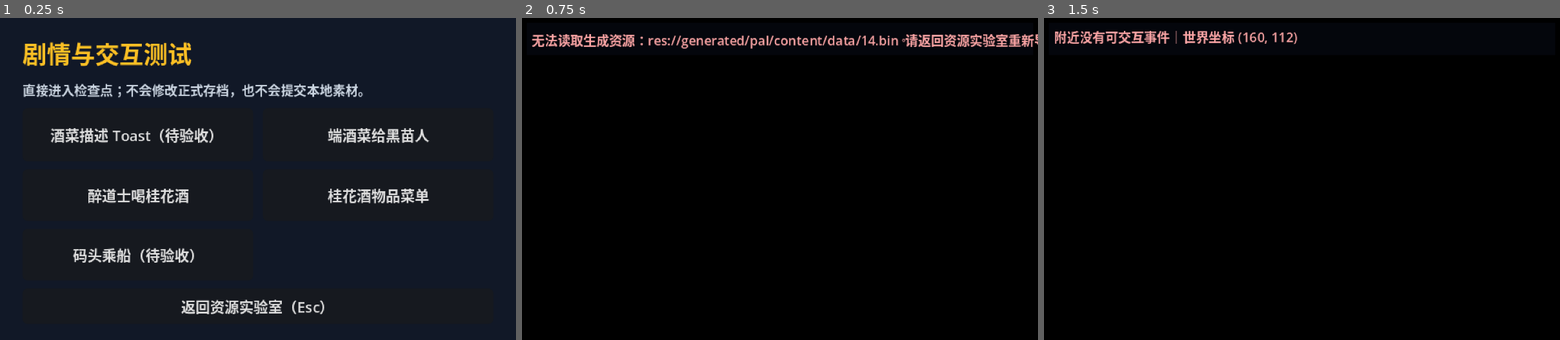
Above: before the commit, frames 1-3 (left to right).
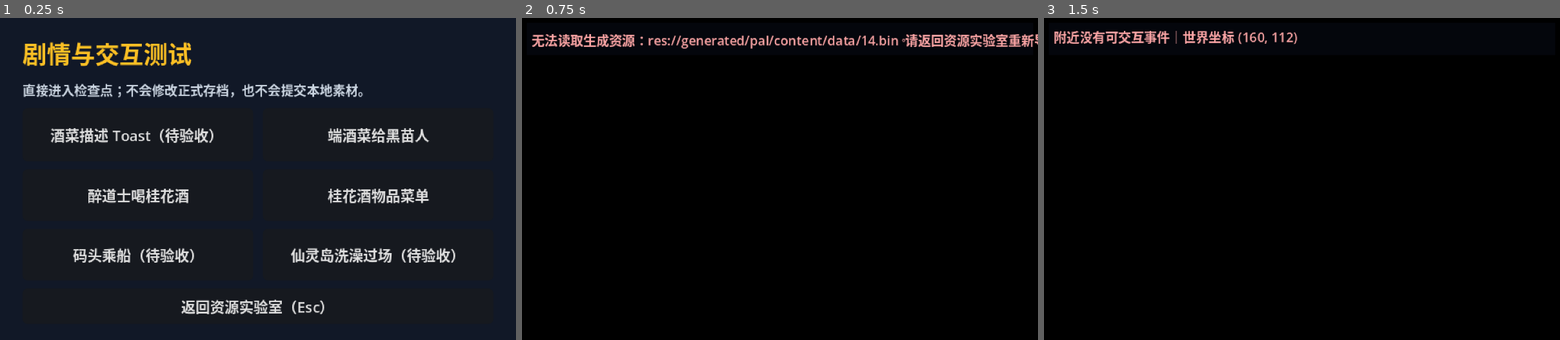
Above: after the commit, the same moments.

Repository: 1xuanyuan1/sword-godot
Game: Godot game, scene res://scenes/story_test_lab.tscn
Two runs of this game, one before a commit and one after it. Both use one fixed random seed, a clock stepped at 60 frames per second and the inputs below. This scene is started directly instead of the project's main scene.
Inputs (mouse positions are in pixels of both pictures, inside the frame that each line leads up to):
- Up to frame 1 (0.25 s): no input
- Up to frame 2 (0.75 s): click "酒菜描述 Toast（待验收）" at 0.5 s
- Up to frame 3 (1.5 s): tap Enter (ui_accept) at 1.25 s; move the mouse to (1415, 162) at 1.27 s; hold Right from 1.28 s (still down); tap Space at 1.35 s; click (1415, 162) at 1.42 s

The runs differ from the first frame. In frame 1, 0.9% of the frame differs, in the area x 56-89%, y 71-76%; in frame 2, less than 0.1%; in frame 3, 0.1%.

Commit message:
fix: restore fairy island bath cutscene visibility

Diff:
--- a/src/debug/pal_debug_checkpoint.gd
+++ b/src/debug/pal_debug_checkpoint.gd
@@ -38,6 +38,18 @@
 				},
 				"hint": "向右面对张四并按空格，验证上船移动与后续剧情",
 			}
+		"fairy_island_bath":
+			# 从发现衣服前的镜头移动开始，覆盖两次 0050 渐隐、花树下洗澡画面、
+			# 上岸发现衣服不见以及李逍遥用树枝晃衣服的完整过场。
+			_pending = {
+				"id": checkpoint_id,
+				"scene": 13,
+				"script": 9649,
+				"event": 204,
+				"position": Vector2i(1104, 1432),
+				"music": 61,
+				"hint": "验证花树背景、洗澡画面与晃衣服动作不再异常黑屏",
+			}
 		_:
 			_pending = {}
 			return false
--- a/src/debug/story_test_lab.gd
+++ b/src/debug/story_test_lab.gd
@@ -58,6 +58,7 @@
 	_add_checkpoint_button(grid, "醉道士喝桂花酒", "drunken_swordsman")
 	_add_checkpoint_button(grid, "桂花酒物品菜单", "wine_menu")
 	_add_checkpoint_button(grid, "码头乘船（待验收）", "fairy_island_boat")
+	_add_checkpoint_button(grid, "仙灵岛洗澡过场（待验收）", "fairy_island_bath")
 
 	var back_button := Button.new()
 	back_button.text = "返回资源实验室（Esc）"
--- a/src/world/map_explorer.gd
+++ b/src/world/map_explorer.gd
@@ -738,9 +738,7 @@
 func _on_script_redraw(_delay_units: int) -> void:
 	_hide_fbp_view()
 	_refresh_world()
-	if _fade_in_after_scene_change and not _screen_fade_active:
-		_fade_in_after_scene_change = false
-		_start_screen_fade(false, _automatic_fade_in_duration, false)
+	_start_pending_fade_in_after_world_draw()
 
 
 func _on_music_requested(music_number: int, loop: bool, fade_seconds: float) -> void:
@@ -811,6 +809,14 @@
 	_fade_tween = create_tween()
 	_fade_tween.tween_property(_fade_overlay, "modulate:a", 1.0 if fade_out else 0.0, maxf(0.01, duration_seconds))
 	_fade_tween.finished.connect(_on_screen_fade_finished.bind(fade_out, complete_vm))
+
+
+func _start_pending_fade_in_after_world_draw() -> bool:
+	if not _fade_in_after_scene_change or _screen_fade_active or _pending_scene_index >= 0:
+		return false
+	_fade_in_after_scene_change = false
+	_start_screen_fade(false, _automatic_fade_in_duration, false)
+	return true
 
 
 func _on_screen_fade_finished(fade_out: bool, complete_vm: bool) -> void:
@@ -1103,6 +1109,9 @@
 	_script_camera_offset = offset
 	if _map_data != null and _map_data.is_valid():
 		_refresh_world()
+		# 官方 007F 每次镜头移动后调用 PAL_MakeScene；0050 留下的
+		# fNeedToFadeIn 应在这次画面完成后消费，不能等到稍后的 0005。
+		_start_pending_fade_in_after_world_draw()
 
 
 func _on_magic_use_requested(magic_object_id: int, caster_role_index: int, target_role_index: int) -> void:
--- a/tests/run_local_scene_transition_test.gd
+++ b/tests/run_local_scene_transition_test.gd
@@ -17,6 +17,8 @@
 	if failure.is_empty():
 		failure = await _test_inn_exit_runtime()
 	if failure.is_empty():
+		failure = await _test_bath_cutscene_runtime()
+	if failure.is_empty():
 		failure = _test_stairs(database)
 	if failure.is_empty():
 		failure = _test_kitchen_entry(database)
@@ -26,7 +28,7 @@
 		printerr("FAIL: %s" % failure)
 		quit(1)
 		return
-	print("PASS: 客栈出口、楼梯动画、厨房入口及场景传送离开脚本完成，落点正确且没有重播开场")
+	print("PASS: 客栈出口、仙灵岛洗澡过场、楼梯动画、厨房入口及场景传送回归通过")
 	quit(0)
 
 
@@ -81,6 +83,112 @@
 		var movement := GameSession.movement_for_direction(GameSession.DIR_NORTH)
 		if not explorer._try_move(movement) or explorer._session.party_world_position() == before:
 			failure = "客栈出口落地后无法实际移动一步"
+	explorer.queue_free()
+	await process_frame
+	return failure
+
+
+func _test_bath_cutscene_runtime() -> String:
+	PalDebugCheckpoint._pending = {
+		"id": "bath_cutscene_runtime_test",
+		# 事件对象 204 的剧情入口和赵灵儿 209 都属于场景 13（地图 119）。
+		# 不能只在相似的户外地图验证李逍遥动作，否则会漏掉真正的花树背景和赵灵儿。
+		"scene": 13,
+		"script": 9649,
+		"event": 204,
+		"position": Vector2i(1104, 1432),
+		"music": 61,
+	}
+	var explorer: Control = load("res://scenes/map_explorer.tscn").instantiate()
+	root.add_child(explorer)
+	await process_frame
+	explorer.set_process(false)
+	var vm: ScriptVM = explorer._script_vm
+	var bath_event: PalEventObject = explorer._database.event_objects[208]
+	var bath_event_is_loaded := false
+	for event in explorer._scene_events:
+		if event.object_id == 209:
+			bath_event_is_loaded = true
+			break
+	var failure := ""
+	if explorer._session.scene_index != 13 or explorer._database.scenes[13].map_number != 119:
+		failure = "洗澡过场没有载入花树场景 13 / 地图 119"
+	elif not bath_event_is_loaded or bath_event.sprite_number != 339:
+		failure = "花树场景缺少赵灵儿事件对象 209 / MGO 339"
+	if not failure.is_empty():
+		explorer.queue_free()
+		await process_frame
+		return failure
+	var samples: Array[Dictionary] = []
+	var sampled_frames: Array[int] = []
+	var can_capture_pixels := DisplayServer.get_name() != "headless"
+	var saw_li_costume_scene_visible := false
+	var guard := 0
+	while guard < 1000 and 16 not in sampled_frames:
+		if (
+			explorer._database.player_roles.scene_sprite_numbers[0] == 361
+			and explorer._script_camera_offset == Vector2i.ZERO
+			and not explorer._screen_fade_active
+			and not explorer._fade_overlay.visible
+		):
+			saw_li_costume_scene_visible = true
+		# 稳定可见段包括固定镜头后的洗澡姿势第 0 帧，以及惊叫后的第 9–16 帧。
+		# 第 8 帧紧接第二次 0050，本来就只作为渐隐转场起始姿势，不要求静止截图。
+		var should_sample: bool = (
+			bath_event.current_frame == 0 and explorer._script_camera_offset == Vector2i(192, 96)
+		) or bath_event.current_frame >= 9 and bath_event.current_frame <= 16
+		if should_sample and bath_event.current_frame not in sampled_frames and not explorer._screen_fade_active:
+			sampled_frames.append(bath_event.current_frame)
+			var nonblack_pixels := -1
+			var image: Image = null
+			if can_capture_pixels:
+				image = explorer.get_viewport().get_texture().get_image()
+				image.resize(320, 200, Image.INTERPOLATE_NEAREST)
+				nonblack_pixels = 0
+				for y in range(image.get_height()):
+					for x in range(image.get_width()):
+						var color := image.get_pixel(x, y)
+						if color.r > 0.04 or color.g > 0.04 or color.b > 0.04:
+							nonblack_pixels += 1
+			samples.append({
+				"frame": bath_event.current_frame,
+				"nonblack": nonblack_pixels,
+				"overlay": explorer._fade_overlay.visible,
+				"alpha": explorer._fade_overlay.modulate.a,
+			})
+			if can_capture_pixels and nonblack_pixels > 5000:
+				DirAccess.make_dir_recursive_absolute(ProjectSettings.globalize_path("res://generated/pal/visual_tests"))
+				image.save_png(ProjectSettings.globalize_path("res://generated/pal/visual_tests/bath_cutscene_%02d.png" % bath_event.current_frame))
+		if explorer._screen_fade_active or vm.waiting_for_screen_fade:
+			await create_timer(0.7).timeout
+		elif vm.waiting_for_dialog:
+			vm.advance_dialog()
+		elif vm.waiting_for_frames:
+			if vm.tick_frame():
+				explorer._refresh_world()
+			await process_frame
+		else:
+			await process_frame
+		guard += 1
+	var minimum_nonblack_pixels := 64000
+	var all_sampled_frames_uncovered := true
+	for sample in samples:
+		if int(sample["nonblack"]) >= 0:
+			minimum_nonblack_pixels = mini(minimum_nonblack_pixels, int(sample["nonblack"]))
+		if bool(sample["overlay"]) or float(sample["alpha"]) > 0.001:
+			all_sampled_frames_uncovered = false
+	if bath_event.current_frame < 16:
+		failure = "洗澡过场没有执行到 MGO 339 第 16 帧：frame=%d" % bath_event.current_frame
+	elif not saw_li_costume_scene_visible:
+		failure = "发现衣服后的李逍遥动作场景仍被黑色遮罩覆盖"
+	elif sampled_frames.size() != 9 or 0 not in sampled_frames:
+		failure = "洗澡过场没有捕获洗澡姿势及惊叫后的完整可见帧：%s" % [samples]
+	elif not all_sampled_frames_uncovered:
+		failure = "洗澡或晃衣服画面仍被黑色遮罩覆盖：%s" % [samples]
+	elif can_capture_pixels and minimum_nonblack_pixels < 5000:
+		failure = "洗澡过场至少一帧仍接近全黑：%s" % [samples]
+	elif explorer._screen_fade_active or explorer._fade_overlay.visible or explorer._fade_overlay.modulate.a > 0.001:
+		failure = "洗澡及晃衣服动作结束后仍残留黑色遮罩"
 	explorer.queue_free()
 	await process_frame
 	return failure
Not shown, changed: .yulia/kb/bugfix/map-explorer.md
Not shown, changed: docs/SCRIPT_VM.md
